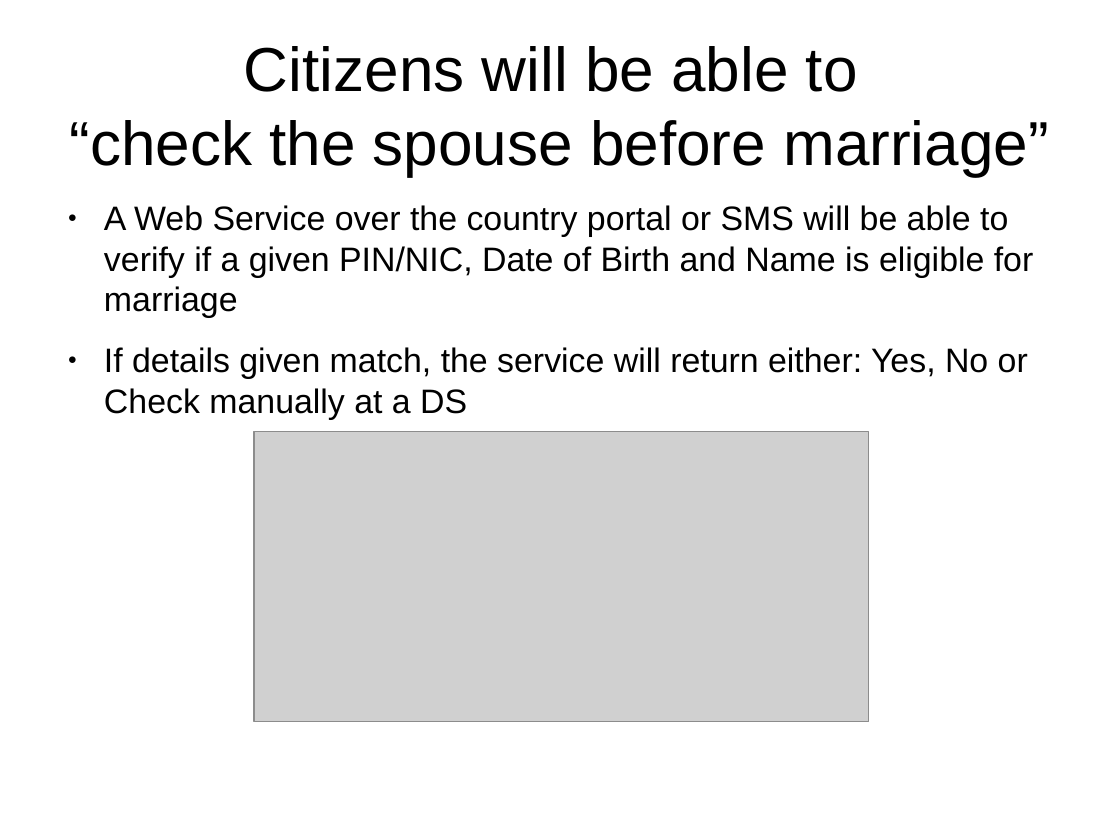
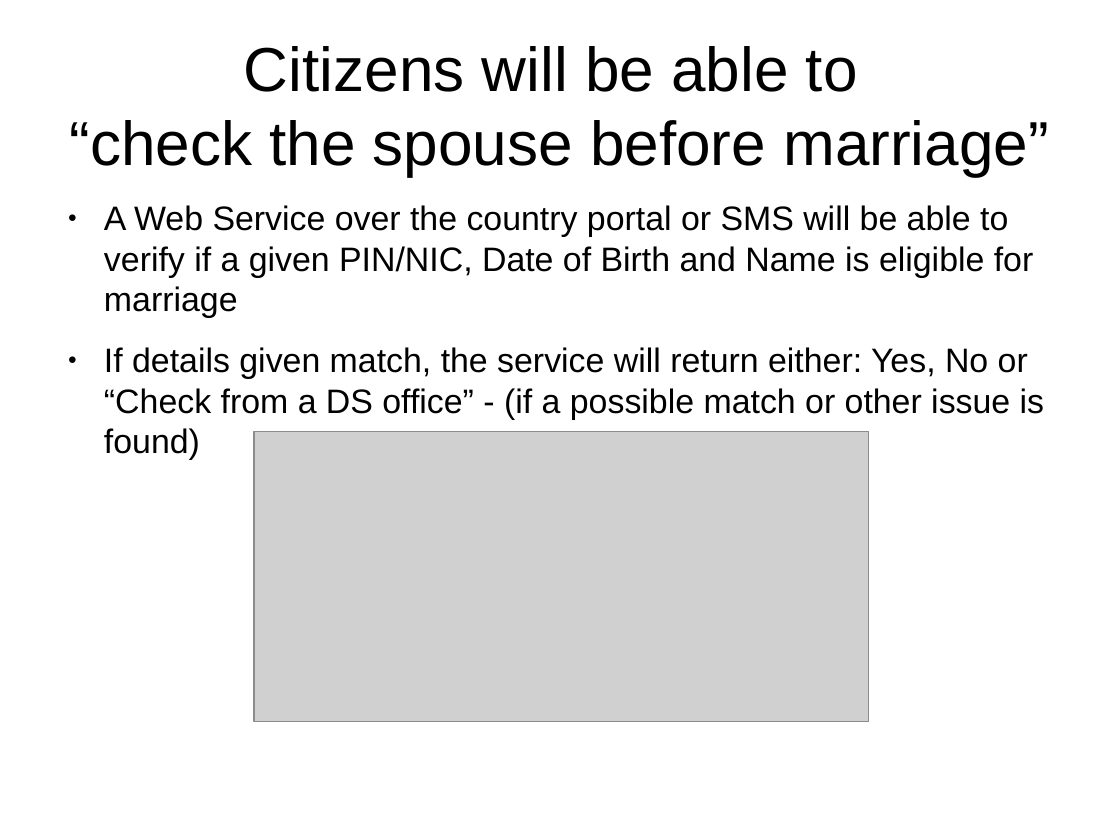
Before and after one commit to pradeepy2kg/pradeepy2kg-adsfasdf, a slide deck: slide 2 of docs/Marriages/Marriages.odp (slide 1 before the commit). Drawn at 1120x840 pixels with LibreOffice and Linux fonts; fonts in the diff are those of the drawing; grey boxes stand for pictures. Boxes give left, top, right and bottom in pixels: in the first picture for what was removed or moved away, otherwise in the second. Text is boxed around its words. In the diff, an @@ line names an element or a change of style, - is before the commit and + after.

Commit message:
update for presentation to RGD

```diff
--- a/docs/Marriages/Marriages.odp
+++ b/docs/Marriages/Marriages.odp
@@ text at (x1=104, y1=347, x2=1044, y2=460): text changed @@
-● If details given match, the service will return either: Yes, No or Check manually at a DS
+● If details given match, the service will return either: Yes, No or “Check from a DS office” - (if a possible match or other issue is found)
```
Also in this commit, not shown: 3 other slides changed, 1 slide added.
